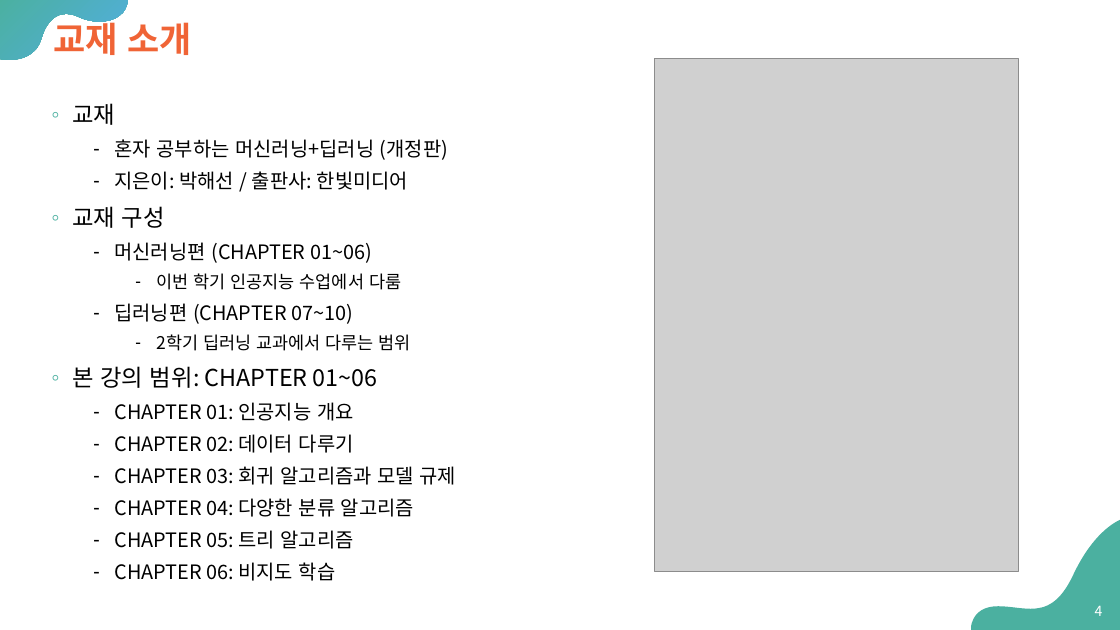
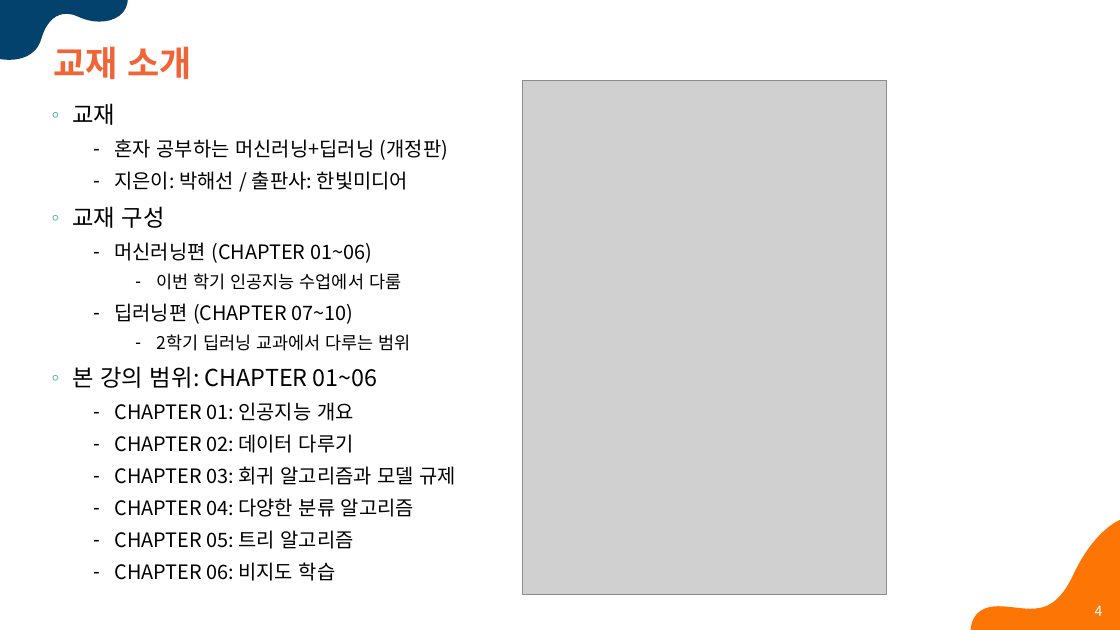
Before and after one commit to Sangdon-Park/Sangdon-Park.github.io, a slide deck: slide 4 of data/인공지능/00-preview.pptx. Drawn at 1120x630 pixels with LibreOffice and Linux fonts; fonts in the diff are those of the drawing; grey boxes stand for pictures; background and template pictures are left out. Boxes give left, top, right and bottom in pixels: in the first picture for what was removed or moved away, otherwise in the second. Text is boxed around its words. In the diff, an @@ line names an element or a change of style, - is before the commit and + after.

```diff
--- a/data/인공지능/00-preview.pptx
+++ b/data/인공지능/00-preview.pptx
@@ freeform shape at (0,0,128,60): fill gradient #4BB0A0 to #52AEE1 to #03426C @@
@@ title "교재 소개" rewrapped from (53,16,191,55) to (53,46,191,79) @@
@@ picture: place and size @@
-picture at (655,58,1018,571)
+picture at (523,81,886,594)
@@ freeform shape at (970,519,1120,630): fill #4BB0A0 to #FD7605 @@
```
Also in this commit, not shown: 6 other slides changed, 26 other files.
